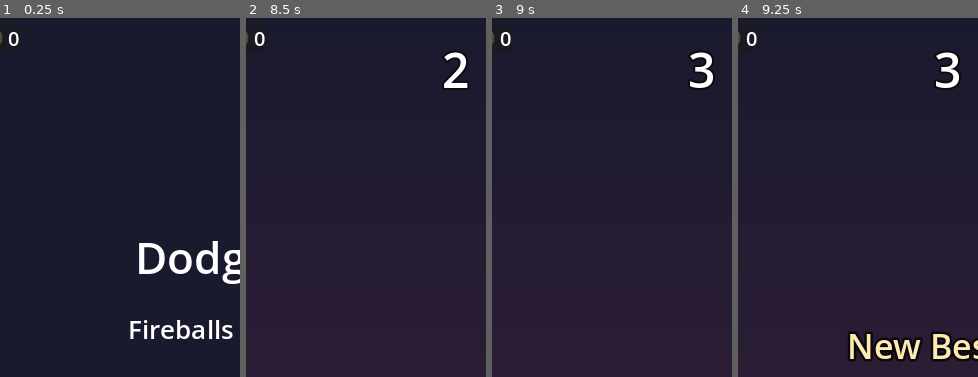
Above: before the commit, frames 1-4 (left to right).
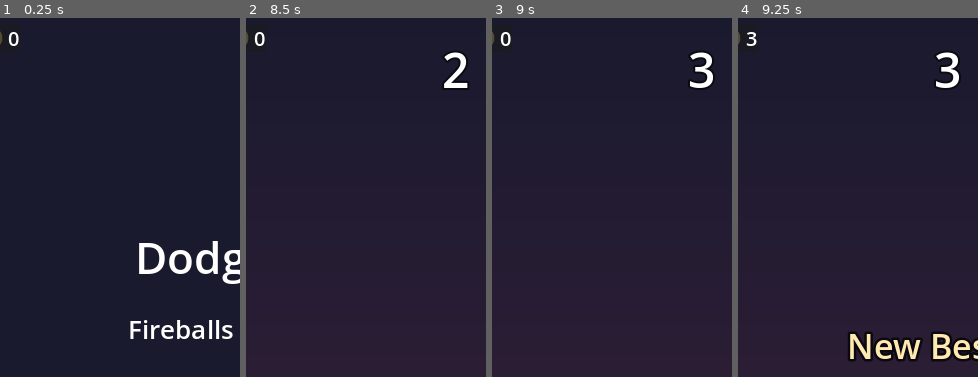
Above: after the commit, the same moments.

Repository: nutella4brunch/dodge-the-fireballs
Game: Godot game, scene res://scenes/console.tscn
Same seed, same stepped clock (60 frames per second), same inputs: the game is played once before the commit and once after it.
Inputs:
- Up to frame 1 (0.25 s): no input
- Up to frame 2 (8.5 s): click "Play" at 0.5 s; click "Start" at 1.25 s; click "Menu" at 2 s; click "Play" at 2.75 s; click "Start" at 3.5 s; tap Enter at 4.25 s; hold Right (move_right) 4.28-5.03 s; hold Space (start_game) 4.28-5.03 s; hold Down (move_down) 5.03-5.78 s; tap Space (start_game) at 5.1, 6.6, 8.1 s; hold Right (move_right) 5.78-6.53 s; hold Space (start_game) 5.78-6.53 s; hold Up (move_up) 6.53-7.28 s; hold Space (start_game) 7.28-8.03 s; hold Left (move_left) from 7.28 s (still down)
- Up to frame 3 (9 s): release Left (move_left) at 8.78 s; hold Down (move_down) from 8.78 s (still down); hold Space (start_game) from 8.78 s (still down)
- Up to frame 4 (9.25 s): keep holding Down (move_down); keep holding Space (start_game)
The pictures show only the part of the screen within x 6-56%, y 0-50%; the shares and areas given below are measured in that part.

Frames 1-3 are identical in both runs. In frame 4, less than 0.1% of the frame differs, in the area x 3-8%, y 3-8%.

Commit message:
Points are coins: every run banks its whole score
When a run ends, the console adds the score to the wallet 1-for-1.
Levels no longer touch SaveData for coins at all, and the cartridge
contract slims down to finished(score). The coin power-up stays
valuable: +10 points now means +10 coins.

Co-Authored-By: Claude Fable 5 <noreply@anthropic.com>

Diff:
--- a/game/levels/dodgeball/level.gd
+++ b/game/levels/dodgeball/level.gd
@@ -2,7 +2,7 @@
 
 # The Dodgeball level. Balls bounce off the walls and NEVER go
 # away, so the gym slowly fills up until there's nowhere to stand.
-signal finished(score: int, coins: int)
+signal finished(score: int)
 
 # The Ball scene gets loaded here so we can make copies of it.
 @export var ball_scene: PackedScene
@@ -24,7 +24,6 @@
 @export var coin_points: int = 10
 
 var score: int = 0
-var coins_this_run: int = 0
 
 
 func _ready() -> void:
@@ -37,7 +36,6 @@
 
 func new_game() -> void:
 	score = 0
-	coins_this_run = 0
 	$BallTimer.wait_time = ball_every
 	$PowerupTimer.wait_time = powerup_every
 
@@ -58,8 +56,9 @@
 	$PowerupTimer.stop()
 	$SlowmoTimer.stop()
 	$HUD.show_game_over(score)
-	# Report the run to the console, which saves and unlocks.
-	finished.emit(score, coins_this_run)
+	# Report the run to the console, which banks the coins,
+	# saves the best, and unlocks.
+	finished.emit(score)
 
 
 func _on_start_game() -> void:
@@ -125,11 +124,9 @@
 		"shield":
 			$Player.give_shield()
 		"coin":
-			# Free points now, and one coin in the wallet forever.
+			# Free points — and points become coins when the run ends.
 			score += coin_points
 			$HUD.update_score(score)
-			coins_this_run += 1
-			SaveData.add_coin(1)
 
 
 func start_slowmo() -> void:
--- a/game/levels/fireballs/level.gd
+++ b/game/levels/fireballs/level.gd
@@ -2,8 +2,9 @@
 
 # The Fireballs level — the reference cartridge. Copy this folder
 # to start a new level. The console only needs this one signal:
-# when a run ends, report how it went.
-signal finished(score: int, coins: int)
+# when a run ends, report the score. Points become coins 1-for-1,
+# but that's the console's business, not ours.
+signal finished(score: int)
 
 # The Fireball scene gets loaded here so we can make copies of it.
 @export var fireball_scene: PackedScene
@@ -23,7 +24,6 @@
 @export var coin_points: int = 10
 
 var score: int = 0
-var coins_this_run: int = 0
 var base_spawn_time: float = 1.0
 
 
@@ -37,7 +37,6 @@
 
 func new_game() -> void:
 	score = 0
-	coins_this_run = 0
 	base_spawn_time = 1.0
 	$FireballTimer.wait_time = base_spawn_time
 
@@ -60,8 +59,9 @@
 	$PowerupTimer.stop()
 	$SlowmoTimer.stop()
 	$HUD.show_game_over(score)
-	# Report the run to the console, which saves and unlocks.
-	finished.emit(score, coins_this_run)
+	# Report the run to the console, which banks the coins,
+	# saves the best, and unlocks.
+	finished.emit(score)
 
 
 func _on_start_game() -> void:
@@ -135,11 +135,9 @@
 		"shield":
 			$Player.give_shield()
 		"coin":
-			# Free points now, and one coin in the wallet forever.
+			# Free points — and points become coins when the run ends.
 			score += coin_points
 			$HUD.update_score(score)
-			coins_this_run += 1
-			SaveData.add_coin(1)
 
 
 func start_slowmo() -> void:
--- a/game/scripts/console.gd
+++ b/game/scripts/console.gd
@@ -42,7 +42,10 @@
 	$TopBar/MenuButton.show()
 
 
-func _on_level_finished(score: int, _coins: int, folder: String) -> void:
+func _on_level_finished(score: int, folder: String) -> void:
+	# Points ARE coins: every run banks its whole score.
+	SaveData.add_coin(score)
+
 	if score > SaveData.get_best(folder):
 		SaveData.set_best(folder, score)
 
Not shown, changed: docs/levels-design.md
